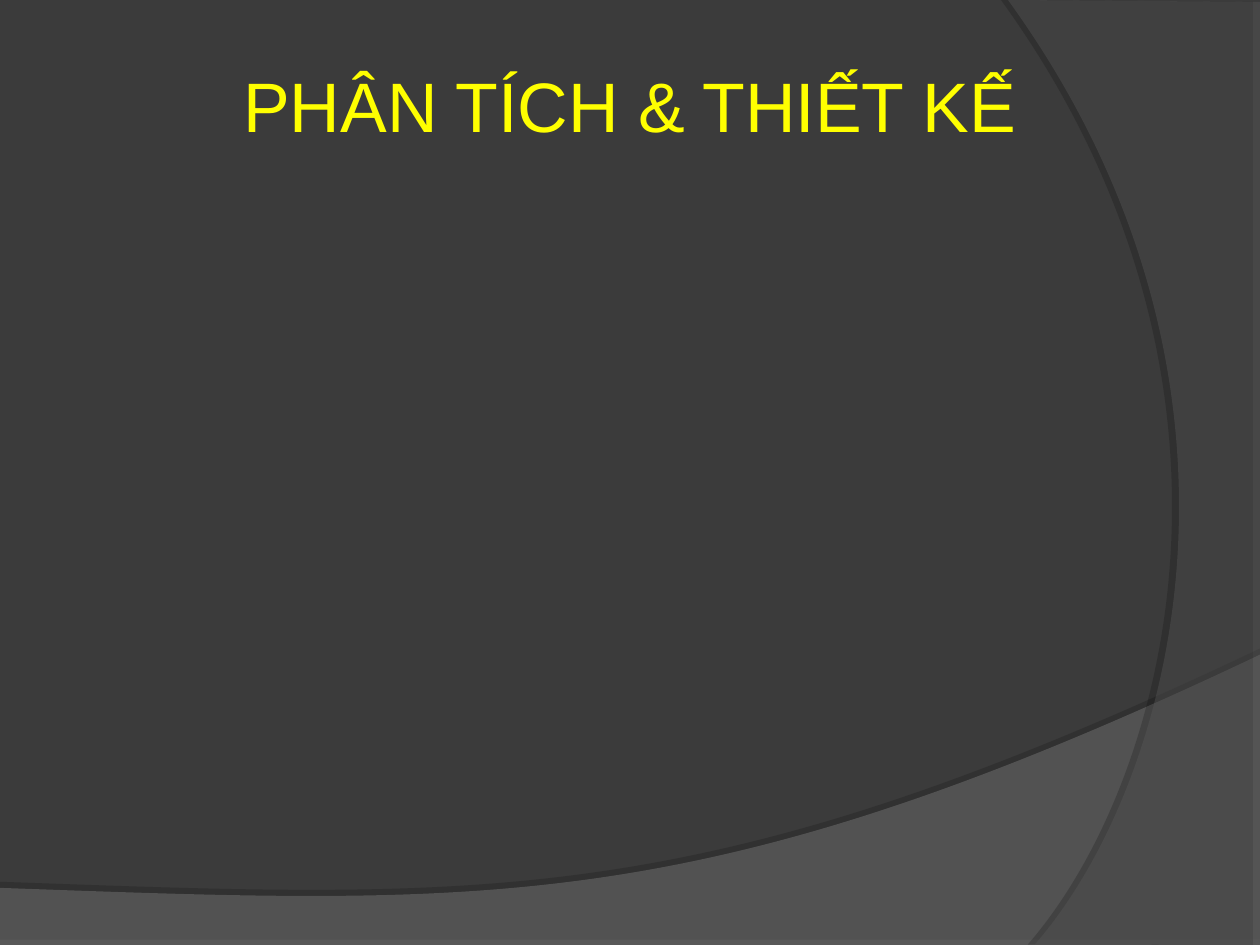
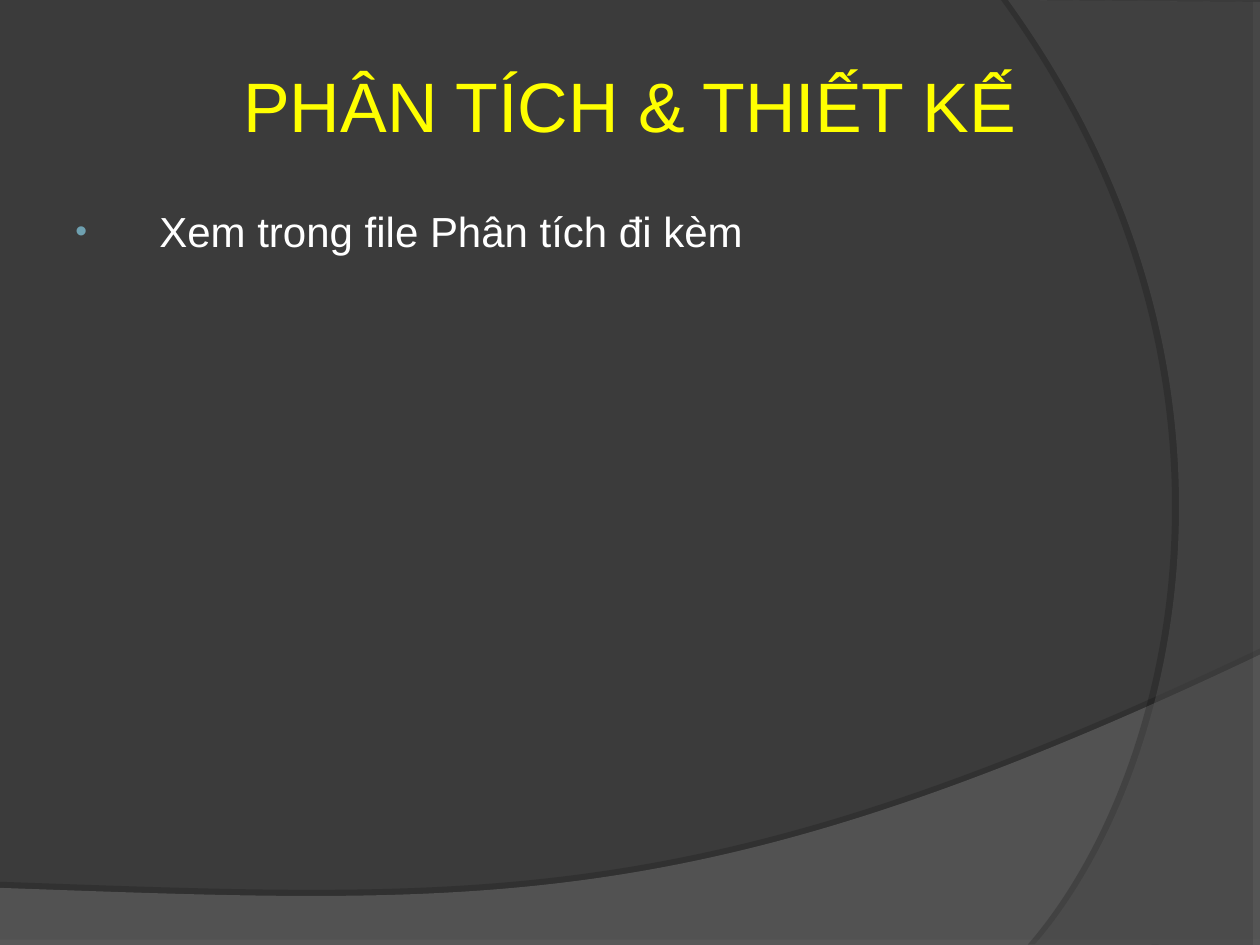
Before and after one commit to trungvdhp/duongtinhduyen, a slide deck: slide 16 of BaoCao/HCG_Duong_Tinh_Duyen_Report.ppt. Drawn at 1260x945 pixels with LibreOffice and Linux fonts; fonts in the diff are those of the drawing. Boxes give left, top, right and bottom in pixels: in the first picture for what was removed or moved away, otherwise in the second. Text is boxed around its words. In the diff, an @@ line names an element or a change of style, - is before the commit and + after.

```diff
--- a/BaoCao/HCG_Duong_Tinh_Duyen_Report.ppt
+++ b/BaoCao/HCG_Duong_Tinh_Duyen_Report.ppt
@@ text added at (159,216,742,256), 24 pt, text #FFFFFF @@
+• Xem trong file Phân tích đi kèm
```
Also in this commit, not shown: 1 slide added, 1 slide removed, 12 other files.
